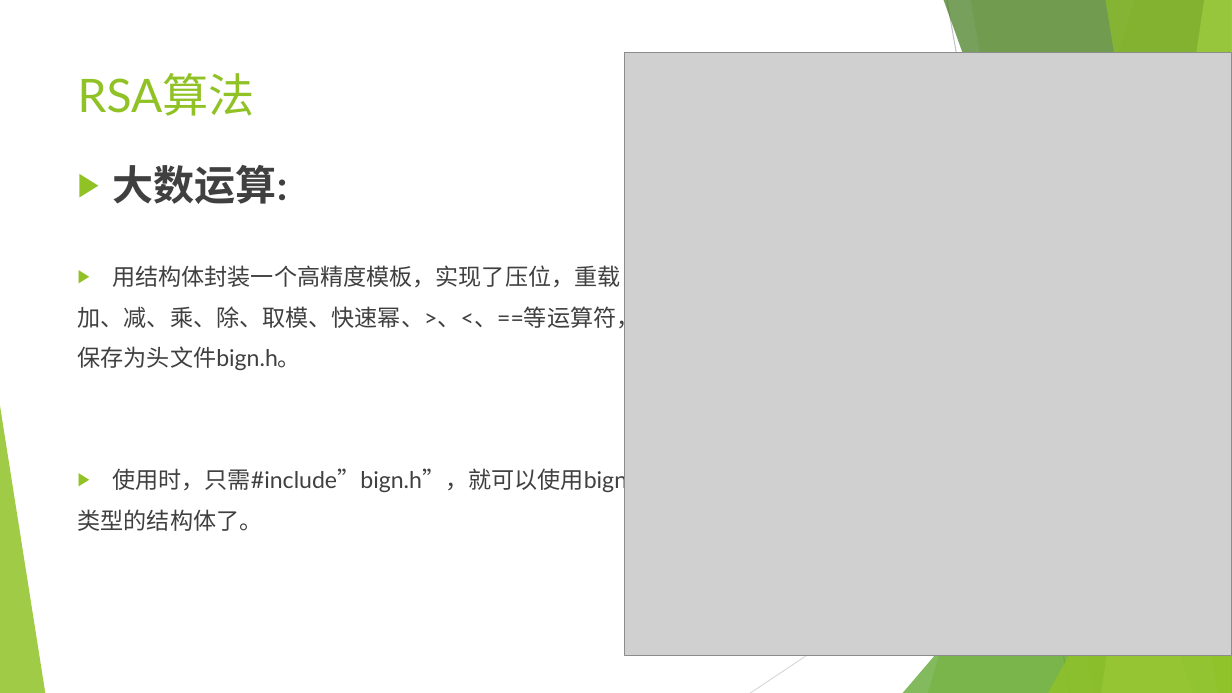
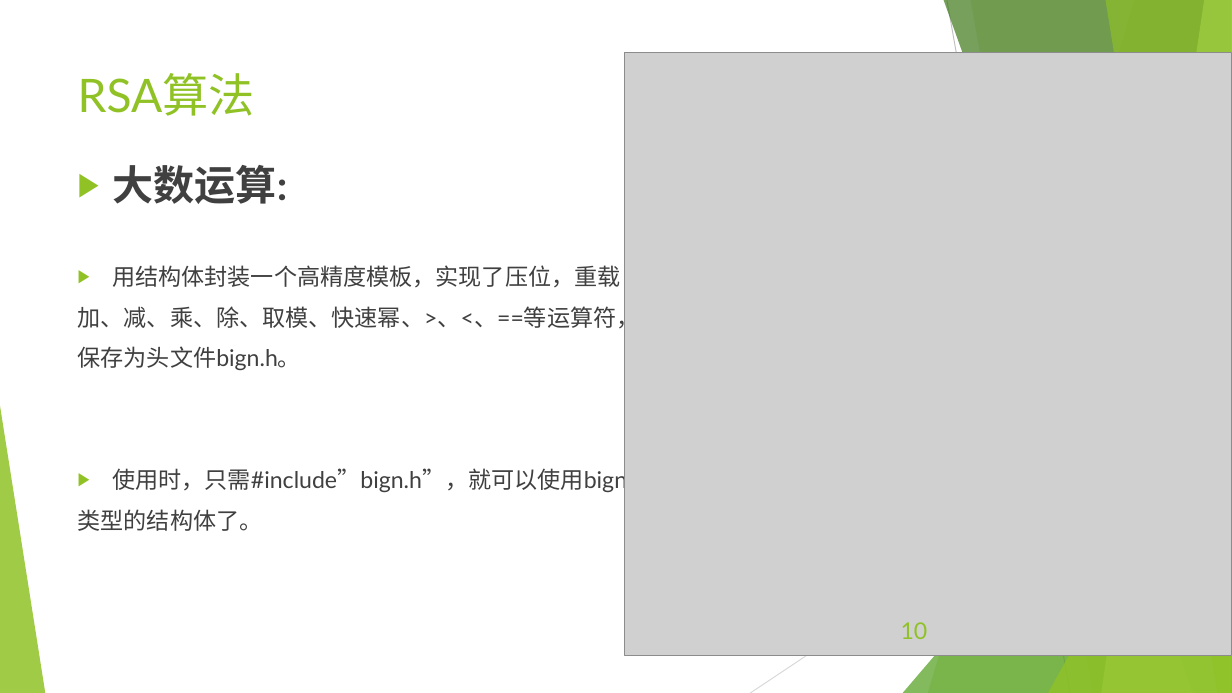
Before and after one commit to EECodingPresentation/project2, a slide deck: slide 10 of 展示报告.pptx (slide 6 before the commit). Drawn at 1232x693 pixels with LibreOffice and Linux fonts; fonts in the diff are those of the drawing; grey boxes stand for pictures. Boxes give left, top, right and bottom in pixels: in the first picture for what was removed or moved away, otherwise in the second. Text is boxed around its words. In the diff, an @@ line names an element or a change of style, - is before the commit and + after.

```diff
--- a/展示报告.pptx
+++ b/展示报告.pptx
@@ page number added at (901,622,928,639), 18 pt, text #90C226 @@
+10
```
Also in this commit, not shown: 9 other slides changed, 12 slides added, 3 other files.
